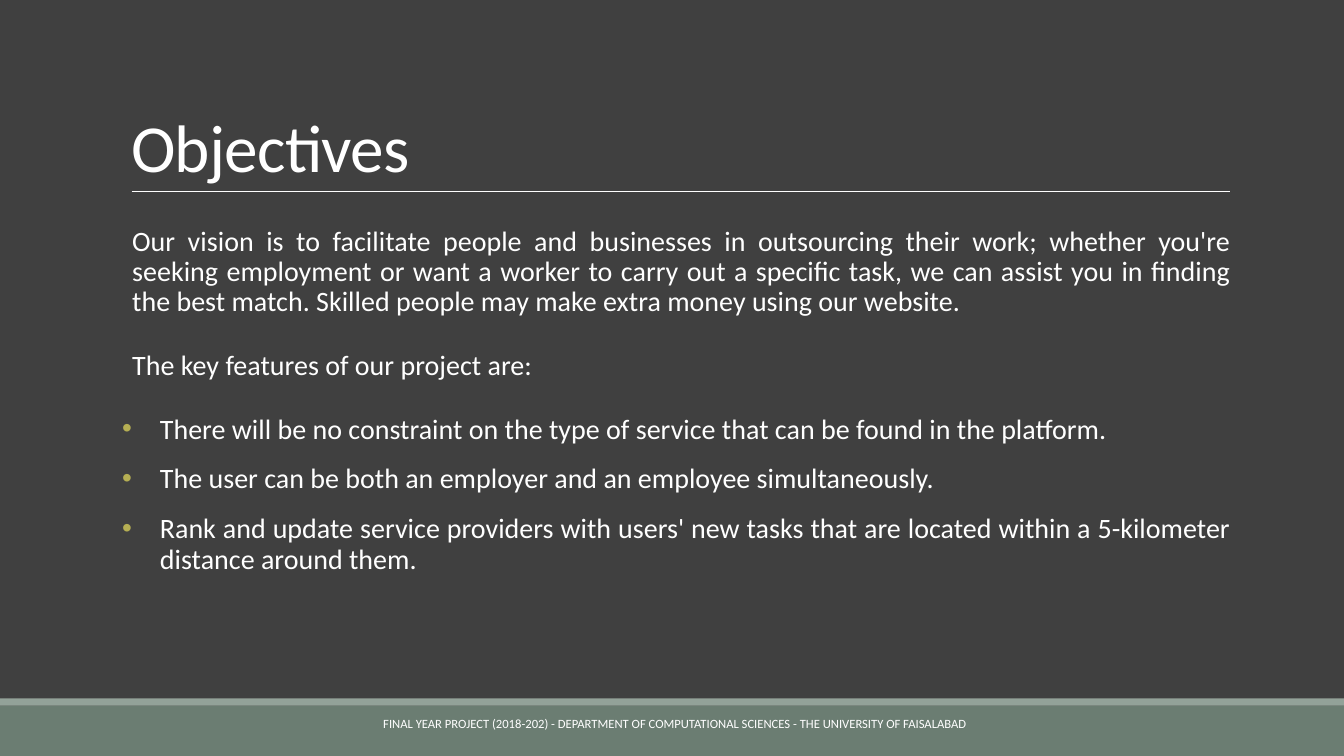
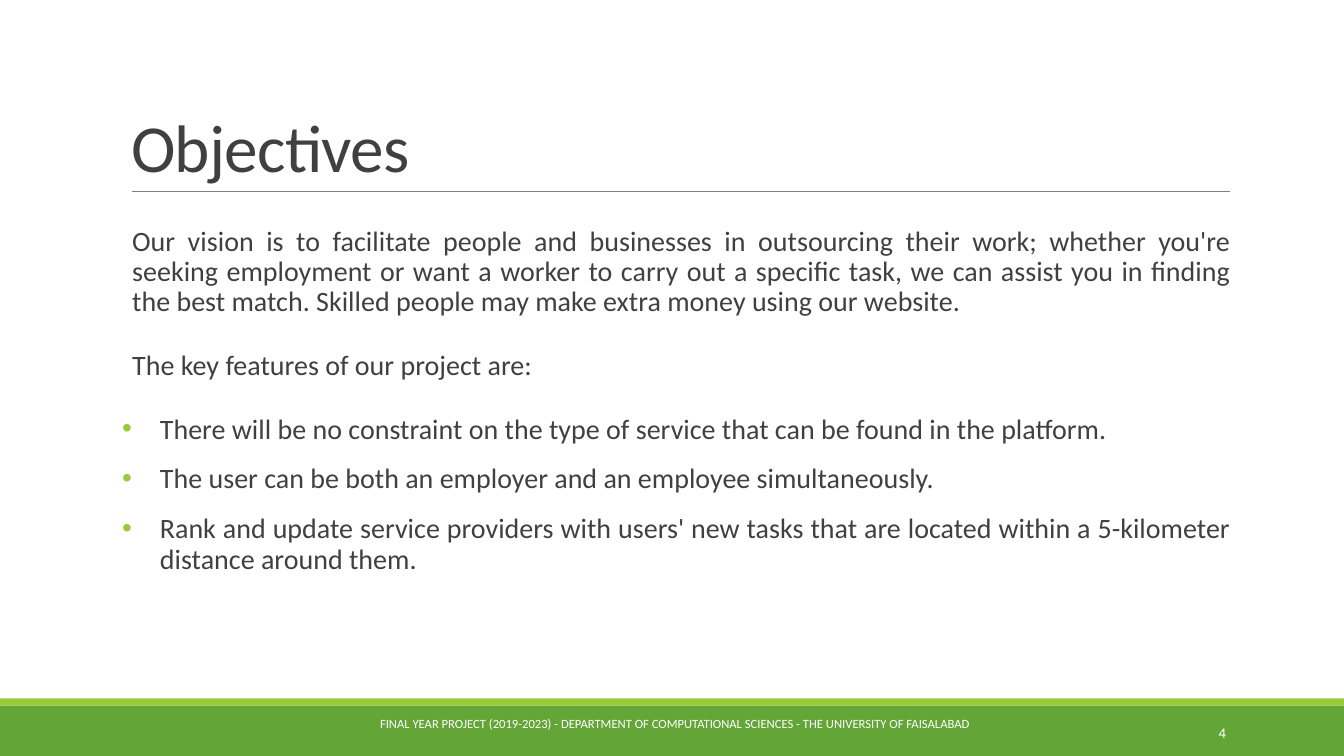
Before and after one commit to Abdurrehman050/easp, a slide deck: slide 4 of documentation/EASP Presentation.pptx (slide 3 before the commit). Drawn at 1344x756 pixels with LibreOffice and Linux fonts; fonts in the diff are those of the drawing. Boxes give left, top, right and bottom in pixels: in the first picture for what was removed or moved away, otherwise in the second. Text is boxed around its words. In the diff, an @@ line names an element or a change of style, - is before the commit and + after.

```diff
--- a/documentation/EASP Presentation.pptx
+++ b/documentation/EASP Presentation.pptx
@@ background #404040 to #FFFFFF @@
@@ title "Objectives" at (x1=131, y1=125, x2=409, y2=184): text colour #FFFFFF to #404040 @@
@@ line (132, 192) - (1231, 192): stroke #FFFFFF 0.5 pt to #808080 0.5 pt @@
@@ text "Our vision is to facilitate ..." at (x1=132, y1=231, x2=1230, y2=569): text colour #FFFFFF to #404040; bullet colour #B5AE53 to #99CB38 @@
@@ rectangle at (x1=0, y1=706, x2=1344, y2=756): fill #6B7D72 to #63A537 @@
@@ rectangle at (x1=0, y1=699, x2=1344, y2=706): fill #93A299 to #99CB38 @@
@@ text at (x1=380, y1=719, x2=969, y2=730): text changed @@
-FINAL YEAR PROJECT (2018-202) - DEPARTMENT OF COMPUTATIONAL SCIENCES - THE UNIVERSITY OF FAISALABAD
+FINAL YEAR PROJECT (2019-2023) - DEPARTMENT OF COMPUTATIONAL SCIENCES - THE UNIVERSITY OF FAISALABAD
@@ page number added at (x1=1219, y1=728, x2=1226, y2=738), 10.5 pt, text #FFFFFF @@
+4
```
Also in this commit, not shown: 16 other slides changed, 6 slides added, 1 other file.
